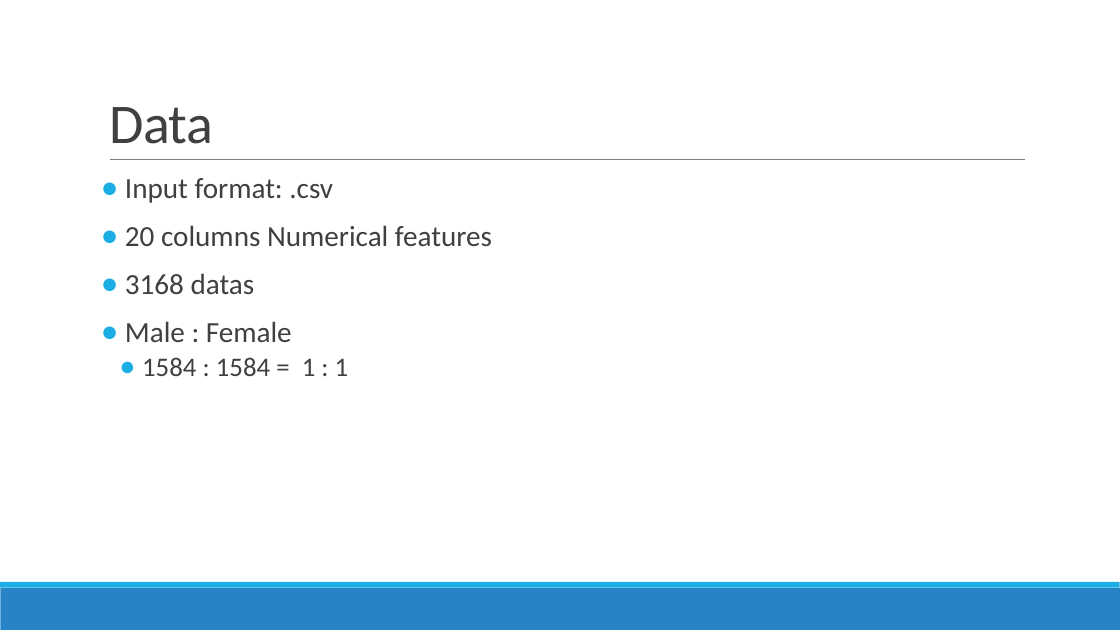
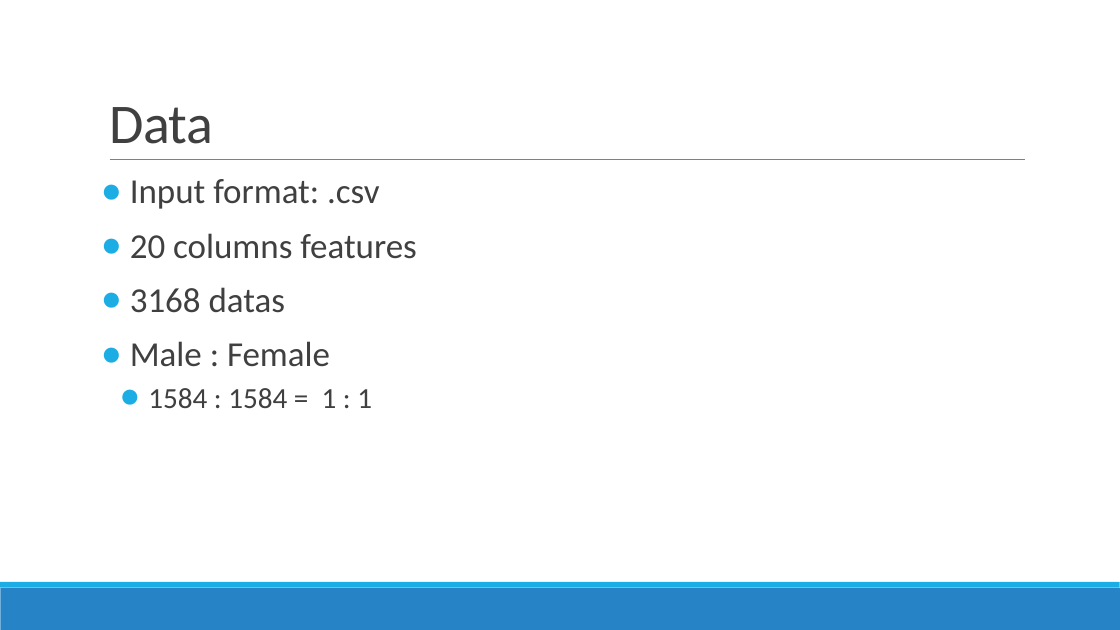
Before and after one commit to 1071-DataScience/finalproject-lazurite, a slide deck: slide 3 of docs/project.pptx (slide 4 before the commit). Drawn at 1120x630 pixels with LibreOffice and Linux fonts; fonts in the diff are those of the drawing. Boxes give left, top, right and bottom in pixels: in the first picture for what was removed or moved away, otherwise in the second. Text is boxed around its words. In the diff, an @@ line names an element or a change of style, - is before the commit and + after.

Commit message:
ppt

```diff
--- a/docs/project.pptx
+++ b/docs/project.pptx
@@ text at (x1=130, y1=179, x2=380, y2=408): size 25 to 30 pt in "Input format: .csv", "3168 datas", "Male : Female"; size 23 to 25 pt in "1584 : 1584 = 1 : 1" @@
@@ text at (x1=130, y1=233, x2=417, y2=259): text changed; size 25 to 30 pt @@
-● 20 columns Numerical features
+● 20 columns features
```
Also in this commit, not shown: 2 other slides changed, 9 slides added, 5 slides removed, 1 other file.
